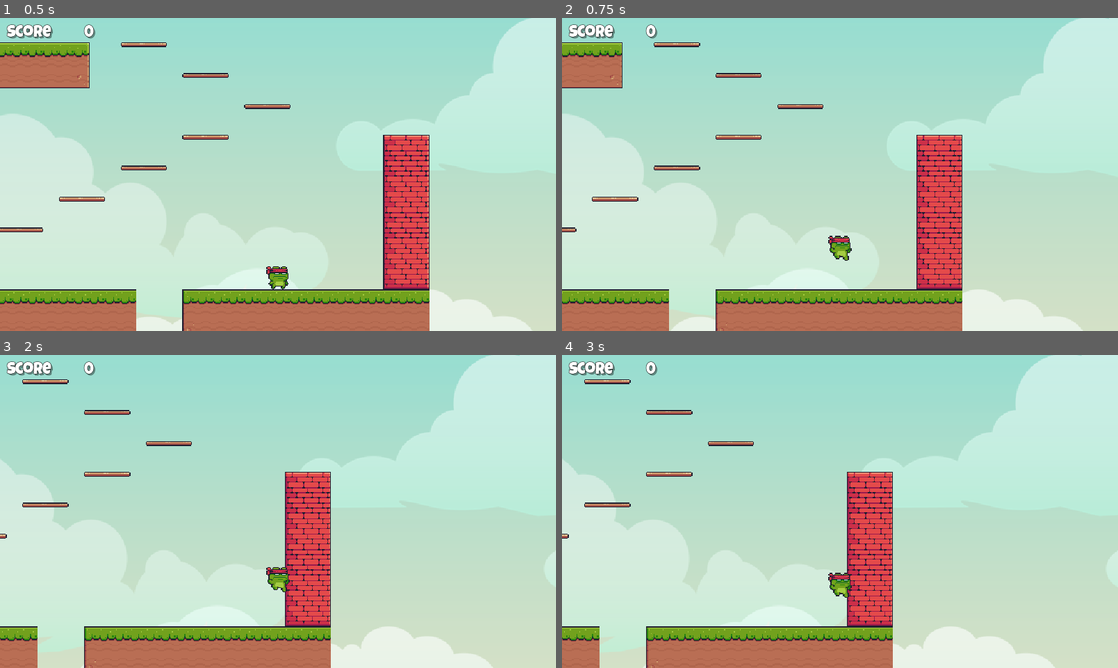
Above: before the commit, frames 1-4 (two rows, left to right).
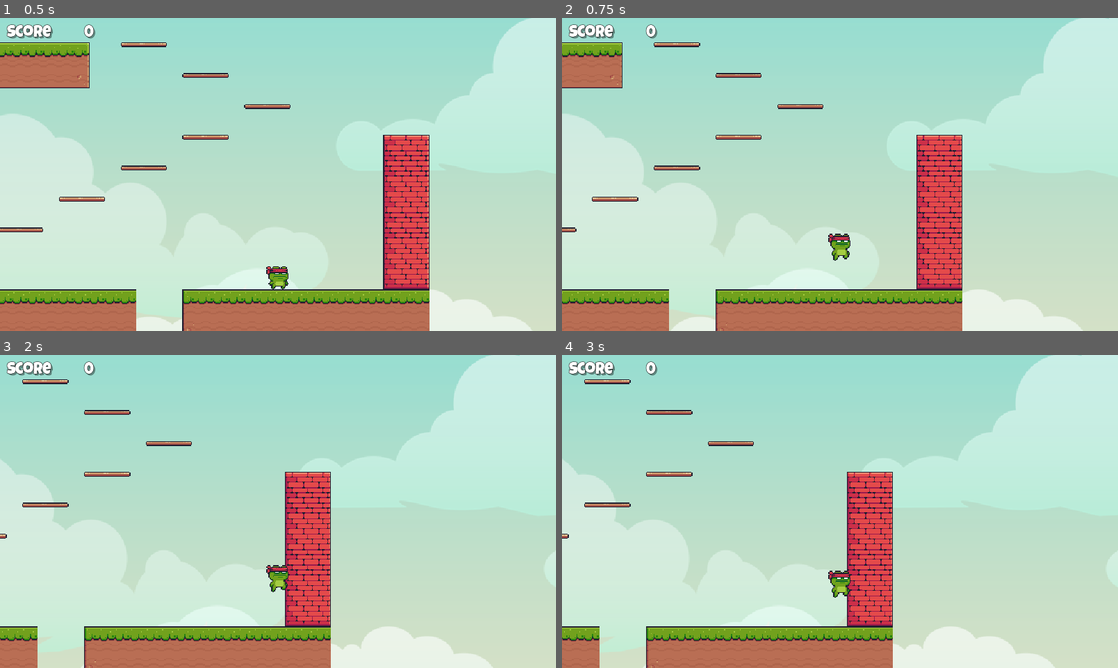
Above: after the commit, the same moments.

Repository: andreashsy/godot_workshop_prototype
Game: Godot game, scene res://scenes/level.tscn
Two runs of this game, one before a commit and one after it. Both use one fixed random seed, a clock stepped at 60 frames per second and the inputs below.
Inputs:
- Up to frame 1 (0.5 s): no input
- Up to frame 2 (0.75 s): hold Right (right) from 0.53 s (still down); tap Space (jump) at 0.6 s
- Up to frame 3 (2 s): keep holding Right (right); tap Space (jump) at 0.77, 1.07, 1.35, 1.52, 1.82 s
- Up to frame 4 (3 s): release Right (right) at 2.03 s; hold Left (left) 2.03-2.78 s; tap Space (jump) at 2.1, 2.85 s; hold Right (right) from 2.78 s (still down)

Frame 1 is identical in both runs. In frame 2, 0.2% of the frame differs, in the area x 47-53%, y 68-78%; in frame 3, 0.2%, in the area x 47-53%, y 67-76%; in frame 4, 0.2%.

Commit message:
updated project settings and fixed ninja frog jump

Diff:
--- a/scripts/level.gd
+++ b/scripts/level.gd
@@ -3,9 +3,9 @@
 @onready var ninja_frog = $NinjaFrog
 
 func _ready():
-   var start_group = get_tree().get_nodes_in_group("start_pos")
-   var start_pos = start_group.pick_random()
-   ninja_frog.global_position = start_pos.global_position
+	var start_group = get_tree().get_nodes_in_group("start_pos")
+	var start_pos = start_group.pick_random()
+	ninja_frog.global_position = start_pos.global_position
 
 func _on_dead_zone_body_entered(body):
-   get_tree().reload_current_scene()
+	get_tree().reload_current_scene()
--- a/scripts/ninja_frog.gd
+++ b/scripts/ninja_frog.gd
@@ -9,39 +9,39 @@
 @onready var audio_player = $AudioPlayer
 
 func _ready():
-   GameManager.on_player_die.connect(_on_player_die)
+	GameManager.on_player_die.connect(_on_player_die)
 
 func _physics_process(delta):
 
-   var dir
-   var anim = "idle"
+	var dir
+	var anim = "idle"
 
-   if not is_on_floor():
-      velocity.y += GRAVITY * delta
-      anim = "fall"
+	if not is_on_floor():
+		velocity.y += GRAVITY * delta
+		anim = "fall" if velocity.y > 0 else "jump"
 
-   else:
-      dir = Input.get_axis("left", "right")
-      velocity.x = RUN_SPEED * dir
+	else:
+		dir = Input.get_axis("left", "right")
+		velocity.x = RUN_SPEED * dir
 
-      if 0 != dir:
-         anim = "run"
-         animated_sprite_2d.flip_h = dir < 0
+		if 0 != dir:
+			anim = "run"
+			animated_sprite_2d.flip_h = dir < 0
 
-      if Input.is_action_just_pressed("jump"):
-         velocity.y = -JUMP
-         anim = "jump"
-         audio_player.play()
+		if Input.is_action_just_pressed("jump"):
+			velocity.y = -JUMP
+			anim = "jump"
+			audio_player.play()
 
-   velocity.y = min(velocity.y, GRAVITY)
-   velocity.x = min(velocity.x, RUN_SPEED)
+	velocity.y = min(velocity.y, GRAVITY)
+	velocity.x = min(velocity.x, RUN_SPEED)
 
-   move_and_slide()
-   animated_sprite_2d.play(anim)
+	move_and_slide()
+	animated_sprite_2d.play(anim)
 
 func _on_player_die() -> void:
-   set_physics_process(false)
-   print(">>>> in on_player_die in ninja frog")
-   animated_sprite_2d.play("hit")
-   await get_tree().create_timer(2).timeout
-   get_tree().reload_current_scene()
+	set_physics_process(false)
+	print(">>>> in on_player_die in ninja frog")
+	animated_sprite_2d.play("hit")
+	await get_tree().create_timer(2).timeout
+	get_tree().reload_current_scene()
